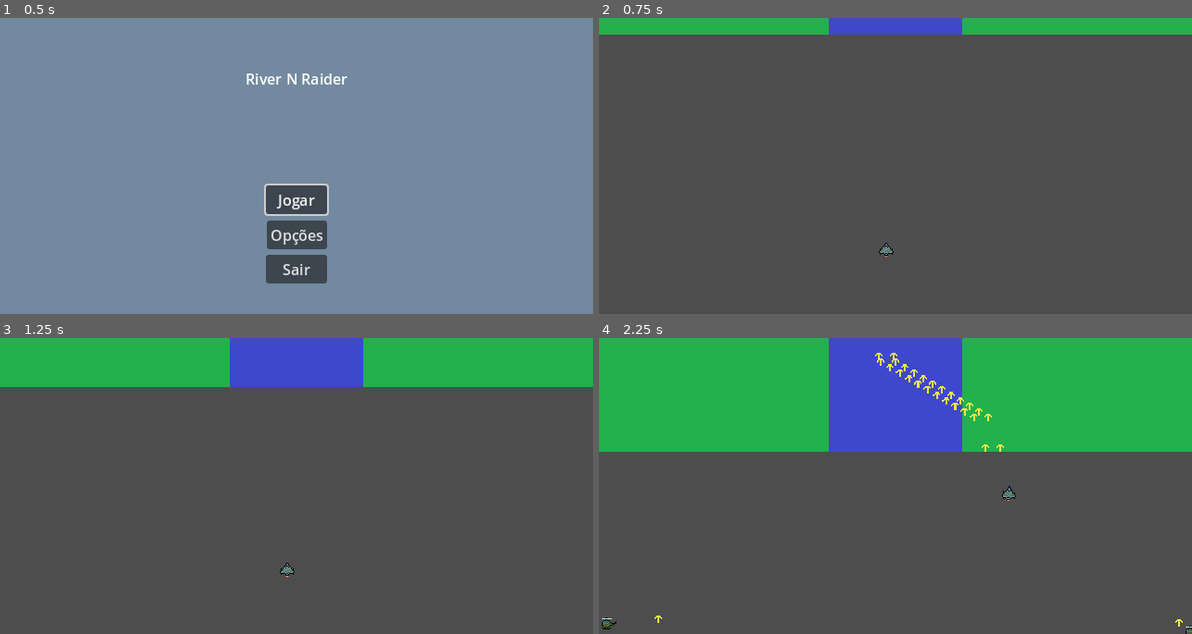
Above: before the commit, frames 1-4 (two rows, left to right).
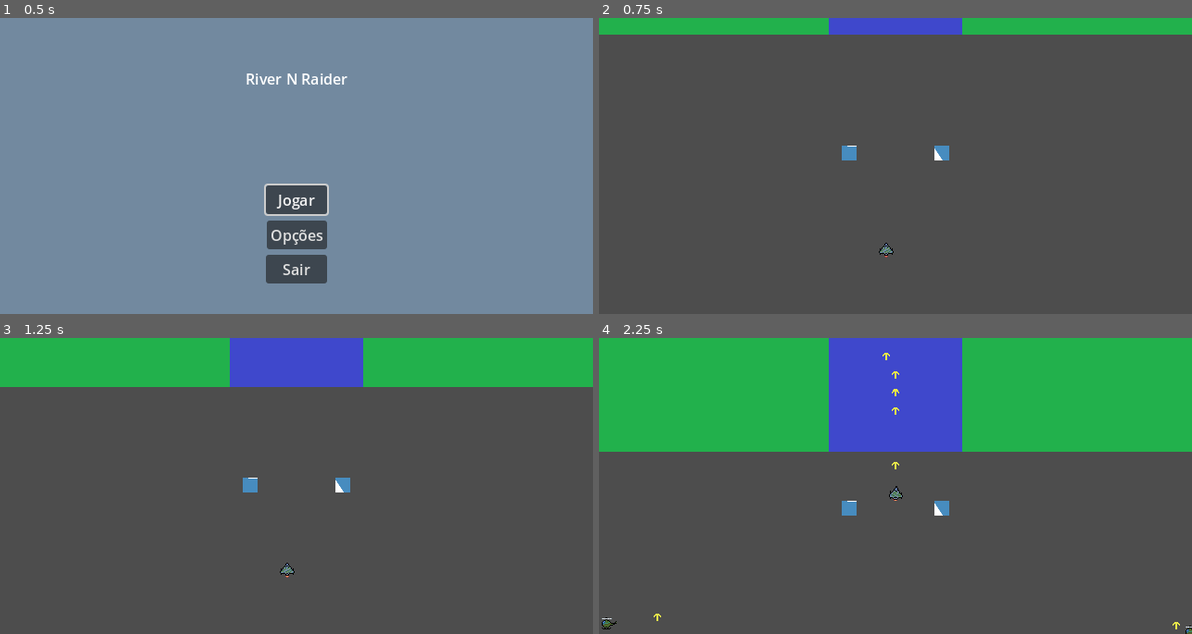
Above: after the commit, the same moments.

Repository: CMS999/RiverNRaiders
Game: Godot game, scene res://MainMenu.tscn
Same seed, same stepped clock (60 frames per second), same inputs: the game is played once before the commit and once after it. The engine's default icon, where the game draws it, is replaced by a stand-in: a white triangle on a blue panel in a dark square.
Inputs:
- Up to frame 1 (0.5 s): no input
- Up to frame 2 (0.75 s): click "Jogar" at 0.5 s
- Up to frame 3 (1.25 s): no input
- Up to frame 4 (2.25 s): hold W (cima) 1.28-2.03 s; hold Space (tiro) 1.28-2.03 s; tap D (dir) at 1.35 s; hold S (baixo) from 2.03 s (still down); tap Space (tiro) at 2.1 s

Frame 1 is identical in both runs. In frame 2, 0.2% of the frame differs, in the area x 40-60%, y 43-49%; in frame 3, 0.2%; in frame 4, 0.9%, in the area x 9-99%, y 5-99%.

Commit message:
Template + 2 PowerUps criados

Diff:
--- a/Jogador/jogador.gd
+++ b/Jogador/jogador.gd
@@ -8,13 +8,15 @@
 @onready var Animações := $Animação
 
 enum Estado{parado,	morto, movendo}
-var EstadoAtual := Estado.parado
-var EstaVivo := true
-
-var podeAtirar := true
+var estadoAtual : Estado= Estado.parado
+var estaVivo : bool= true
+var tiroTriplo : bool = false
+var podeAtirar : bool = true
+var misselExplosivo: bool = false
+var componenteAtaque: Node
 
 func _ready():
-	$VidaComponente.connect("Morto", self.Is_vivo)
+	$VidaComponente.connect("Morto", self.is_vivo)
 	pass
 
 func _physics_process(_delta):
@@ -22,37 +24,43 @@
 	var directionY = Input.get_axis("cima", "baixo")
 
 	# Very ugly State Machine
-	if !EstaVivo:
-		EstadoAtual = Estado.morto
+	if !estaVivo:
+		estadoAtual = Estado.morto
 	elif directionX != 0 or directionY != 0:
-		EstadoAtual = Estado.movendo
+		estadoAtual = Estado.movendo
 	elif directionX == 0 and directionY == 0:
-		EstadoAtual = Estado.parado
+		estadoAtual = Estado.parado
 
-	if EstadoAtual == Estado.movendo:
-		if directionY:
-			velocity.y = directionY * Speed
+	if estadoAtual == Estado.movendo:
 
+		velocity.y = directionY * Speed
+		velocity.x = directionX * Speed
 		if directionX > 0:
 			Animações.play("direita")
-			velocity.x = directionX * Speed
 		elif directionX < 0:
 			Animações.play("esquerda")
-			velocity.x = directionX * Speed
 		move_and_slide()
-	elif EstadoAtual == Estado.parado:
+	elif estadoAtual == Estado.parado:
 		Animações.play("idle")
 		velocity = Vector2(0,0)
-	elif EstadoAtual == Estado.morto:
+	elif estadoAtual == Estado.morto:
 		Animações.play("morte")
 		await get_tree().create_timer(1).timeout
 		get_tree().change_scene_to_file("res://UI/DeathMenu.tscn")
 
 	if Input.is_action_pressed("tiro") and podeAtirar:
-		get_node("AtaqueComponente").Ataque(position.x-8,position.y)
-		get_node("AtaqueComponente").Ataque(position.x+8,position.y)
+		if misselExplosivo:
+			componenteAtaque = get_node("MisselComponente")
+		else:
+			componenteAtaque = get_node("AtaqueComponente")
+		componenteAtaque.Ataque(position.x,position.y)
+		if tiroTriplo:
+			componenteAtaque.Ataque(position.x+10,position.y)
+			componenteAtaque.Ataque(position.x-10,position.y)
+
 		podeAtirar = false
 		$AtaqueDelay.start()
+
 
 	position = position.clamp(Vector2(8, 8), screensize-Vector2(8, 8))
 	pass
@@ -60,5 +68,22 @@
 func _on_ataque_delay_timeout():
 	podeAtirar = true
 
-func Is_vivo():
-	EstaVivo = false
+func _power_up(id: int) -> void:
+	if id == 0:
+		tiroTriplo = true
+		$TiroTriploDelay.start()
+	elif id == 2:
+		misselExplosivo = true
+		$MisselExplosivoDelay.start()
+	pass
+
+func is_vivo():
+	estaVivo = false
+
+
+func _on_tiro_triplo_delay_timeout():
+	tiroTriplo = false
+
+
+func _on_missel_explosivo_delay_timeout():
+	misselExplosivo = false
--- a/Jogador/jogador.tscn
+++ b/Jogador/jogador.tscn
@@ -7,6 +7,7 @@
 [ext_resource type="PackedScene" uid="uid://bkltef67bey07" path="res://Componentes/Personagens/HurtboxComponente.tscn" id="3_fhkuy"]
 [ext_resource type="PackedScene" uid="uid://b34jet1tydsdr" path="res://Componentes/Personagens/AtaqueComponente.tscn" id="4_nmp20"]
 [ext_resource type="PackedScene" uid="uid://gqi0hrxjam48" path="res://Projeteis/Jogador/AtaqueBase.tscn" id="4_ou11i"]
+[ext_resource type="PackedScene" uid="uid://dwq3fv21ougd0" path="res://Projeteis/Jogador/Missel.tscn" id="5_xwa7x"]
 
 [sub_resource type="AtlasTexture" id="AtlasTexture_6tdck"]
 atlas = ExtResource("1_5pu6w")
@@ -87,13 +88,23 @@
 motion_mode = 1
 script = ExtResource("1_5cmx2")
 
+[node name="CollisionShape2D" type="CollisionShape2D" parent="."]
+
+[node name="MisselExplosivoDelay" type="Timer" parent="."]
+wait_time = 15.0
+
 [node name="AtaqueDelay" type="Timer" parent="."]
-wait_time = 0.05
+wait_time = 0.2
+
+[node name="TiroTriploDelay" type="Timer" parent="."]
+wait_time = 10.0
 
 [node name="Animação" type="AnimatedSprite2D" parent="."]
 sprite_frames = SubResource("SpriteFrames_nqx4h")
 animation = &"idle"
-frame_progress = 0.599394
+
+[node name="MisselComponente" parent="." instance=ExtResource("4_nmp20")]
+projetil = ExtResource("5_xwa7x")
 
 [node name="AtaqueComponente" parent="." instance=ExtResource("4_nmp20")]
 projetil = ExtResource("4_ou11i")
@@ -107,5 +118,7 @@
 position = Vector2(0, -1)
 shape = SubResource("RectangleShape2D_tnthg")
 
+[connection signal="timeout" from="MisselExplosivoDelay" to="." method="_on_missel_explosivo_delay_timeout"]
 [connection signal="timeout" from="AtaqueDelay" to="." method="_on_ataque_delay_timeout"]
+[connection signal="timeout" from="TiroTriploDelay" to="." method="_on_tiro_triplo_delay_timeout"]
 [connection signal="animation_finished" from="Animação" to="VidaComponente" method="_on_animação_animation_finished"]
--- a/Levels/Fase1/Level1.tscn
+++ b/Levels/Fase1/Level1.tscn
@@ -8,6 +8,8 @@
 [ext_resource type="PackedScene" uid="uid://b237iuhhalnvm" path="res://Componentes/Waves/WavesControle.tscn" id="6_a7y3u"]
 [ext_resource type="Script" path="res://Componentes/Waves/Wave.gd" id="7_610ic"]
 [ext_resource type="PackedScene" uid="uid://yyylj2ogvivj" path="res://Inimigos/Helicoptero.tscn" id="8_1m13q"]
+[ext_resource type="PackedScene" uid="uid://d2irjoc7tnaxj" path="res://PowerUps/Tirotriplo.tscn" id="9_cj1fb"]
+[ext_resource type="PackedScene" uid="uid://dan7fnyjxxkfc" path="res://PowerUps/MisselExplosivo.tscn" id="10_vx3um"]
 
 [sub_resource type="Curve2D" id="Curve2D_7e604"]
 _data = {
@@ -114,3 +116,9 @@
 
 [node name="Path6" type="Path2D" parent="Paths"]
 curve = SubResource("Curve2D_fnxj8")
+
+[node name="TiroTriplo" parent="." instance=ExtResource("9_cj1fb")]
+position = Vector2(270, 142)
+
+[node name="MisselExplosivo" parent="." instance=ExtResource("10_vx3um")]
+position = Vector2(370, 142)
--- /dev/null
+++ b/PowerUps/MisselExplosivo.tscn
@@ -0,0 +1,9 @@
+[gd_scene load_steps=2 format=3 uid="uid://dan7fnyjxxkfc"]
+
+[ext_resource type="PackedScene" uid="uid://bmlo04h0o4pe4" path="res://PowerUps/PowerUp.tscn" id="1_vwb1u"]
+
+[node name="MisselExplosivo" instance=ExtResource("1_vwb1u")]
+tipo = 2
+
+[node name="AnimatedSprite2D" parent="." index="0"]
+frame = 3
--- /dev/null
+++ b/PowerUps/PowerUp.gd
@@ -0,0 +1,19 @@
+extends Node2D
+class_name PowerUp
+
+const SPEED = 25.0
+@export var tipo: int = 1
+
+func _physics_process(_delta):
+	position.y += SPEED * _delta
+	pass
+
+func _on_visible_on_screen_notifier_2d_screen_exited():
+	queue_free()
+
+
+func _on_area_2d_area_entered(area):
+	var parent = area.get_parent()
+	if area is HitboxComp and parent is Jogador:
+		parent._power_up(tipo)
+		queue_free()
--- /dev/null
+++ b/PowerUps/PowerUp.tscn
@@ -0,0 +1,65 @@
+[gd_scene load_steps=9 format=3 uid="uid://bmlo04h0o4pe4"]
+
+[ext_resource type="Script" path="res://PowerUps/PowerUp.gd" id="1_sbesa"]
+[ext_resource type="Texture2D" uid="uid://juegn6or138" path="res://icon.svg" id="2_rqjjx"]
+
+[sub_resource type="AtlasTexture" id="AtlasTexture_qlyt6"]
+atlas = ExtResource("2_rqjjx")
+region = Rect2(32, 32, 32, 32)
+
+[sub_resource type="AtlasTexture" id="AtlasTexture_iu32j"]
+atlas = ExtResource("2_rqjjx")
+region = Rect2(32, 64, 32, 32)
+
+[sub_resource type="AtlasTexture" id="AtlasTexture_pholg"]
+atlas = ExtResource("2_rqjjx")
+region = Rect2(64, 64, 32, 32)
+
+[sub_resource type="AtlasTexture" id="AtlasTexture_50rps"]
+atlas = ExtResource("2_rqjjx")
+region = Rect2(64, 32, 32, 32)
+
+[sub_resource type="SpriteFrames" id="SpriteFrames_b0ol7"]
+animations = [{
+"frames": [{
+"duration": 1.0,
+"texture": SubResource("AtlasTexture_qlyt6")
+}, {
+"duration": 1.0,
+"texture": SubResource("AtlasTexture_iu32j")
+}, {
+"duration": 1.0,
+"texture": SubResource("AtlasTexture_pholg")
+}, {
+"duration": 1.0,
+"texture": SubResource("AtlasTexture_50rps")
+}],
+"loop": true,
+"name": &"Idle",
+"speed": 5.0
+}]
+
+[sub_resource type="RectangleShape2D" id="RectangleShape2D_ywb4c"]
+size = Vector2(16, 16)
+
+[node name="PowerUp" type="Node2D"]
+script = ExtResource("1_sbesa")
+
+[node name="AnimatedSprite2D" type="AnimatedSprite2D" parent="."]
+position = Vector2(-4.76837e-07, 0)
+scale = Vector2(0.5, 0.5)
+sprite_frames = SubResource("SpriteFrames_b0ol7")
+animation = &"Idle"
+speed_scale = 2.0
+
+[node name="Area2D" type="Area2D" parent="."]
+
+[node name="CollisionShape2D" type="CollisionShape2D" parent="Area2D"]
+shape = SubResource("RectangleShape2D_ywb4c")
+
+[node name="VisibleOnScreenNotifier2D" type="VisibleOnScreenNotifier2D" parent="."]
+position = Vector2(0, 9.53674e-07)
+scale = Vector2(0.8, 0.8)
+
+[connection signal="area_entered" from="Area2D" to="." method="_on_area_2d_area_entered"]
+[connection signal="screen_exited" from="VisibleOnScreenNotifier2D" to="." method="_on_visible_on_screen_notifier_2d_screen_exited"]
--- /dev/null
+++ b/PowerUps/Tirotriplo.tscn
@@ -0,0 +1,9 @@
+[gd_scene load_steps=2 format=3 uid="uid://d2irjoc7tnaxj"]
+
+[ext_resource type="PackedScene" uid="uid://bmlo04h0o4pe4" path="res://PowerUps/PowerUp.tscn" id="1_ivnhx"]
+
+[node name="TiroTriplo" instance=ExtResource("1_ivnhx")]
+tipo = 0
+
+[node name="AnimatedSprite2D" parent="." index="0"]
+frame = 1
--- a/Projeteis/Inimigos/AtaqueHeli.gd
+++ b/Projeteis/Inimigos/AtaqueHeli.gd
@@ -2,8 +2,8 @@
 
 @onready var GlobalReference = get_node("/root/GlobalValues")
 var Alvo
-var Direcao := Vector2(1,0)
-var flag := true
+var Direcao :Vector2 = Vector2(1,0)
+var flag :bool= true
 
 func _ready():
 	Alvo = GlobalReference.JogadorRef
--- /dev/null
+++ b/Projeteis/Jogador/Missel.gd
@@ -0,0 +1,27 @@
+extends ProjetilComp
+@onready var Animacao = $AnimationPlayer
+
+func _ready():
+	Animacao.play("Missel")
+	$ExplosaoTimer.start()
+	$Desaparecer.start()
+	pass # Replace with function body.
+
+func _process(delta):
+	position -= Vector2(0, 1).rotated(0) * delta * Velocidade
+	pass
+
+func _on_area_entered(area:Area2D):
+	if area is HitboxComp:
+		area.Hit(Dano)
+	pass
+
+
+func _on_desaparecer_timeout():
+	queue_free()
+	pass # Replace with function body.
+
+
+func _on_explosao_timer_timeout():
+	Velocidade = 70
+	pass # Replace with function body.
--- /dev/null
+++ b/Projeteis/Jogador/Missel.tscn
@@ -0,0 +1,133 @@
+[gd_scene load_steps=12 format=3 uid="uid://dwq3fv21ougd0"]
+
+[ext_resource type="Script" path="res://Projeteis/Jogador/Missel.gd" id="1_5f4dr"]
+[ext_resource type="PackedScene" uid="uid://ch5g7prg3kl8w" path="res://Componentes/Projeteis/ProjetilComponente.tscn" id="1_gbblt"]
+[ext_resource type="Texture2D" uid="uid://juegn6or138" path="res://icon.svg" id="3_sdcyi"]
+
+[sub_resource type="CircleShape2D" id="CircleShape2D_qjjvb"]
+radius = 7.0
+
+[sub_resource type="AtlasTexture" id="AtlasTexture_6huwg"]
+atlas = ExtResource("3_sdcyi")
+region = Rect2(32, 32, 32, 32)
+
+[sub_resource type="AtlasTexture" id="AtlasTexture_658qm"]
+atlas = ExtResource("3_sdcyi")
+region = Rect2(32, 64, 32, 32)
+
+[sub_resource type="AtlasTexture" id="AtlasTexture_3c1nv"]
+atlas = ExtResource("3_sdcyi")
+region = Rect2(64, 64, 32, 32)
+
+[sub_resource type="AtlasTexture" id="AtlasTexture_epr81"]
+atlas = ExtResource("3_sdcyi")
+region = Rect2(64, 32, 32, 32)
+
+[sub_resource type="SpriteFrames" id="SpriteFrames_6mr68"]
+animations = [{
+"frames": [{
+"duration": 1.0,
+"texture": SubResource("AtlasTexture_6huwg")
+}, {
+"duration": 1.0,
+"texture": SubResource("AtlasTexture_658qm")
+}, {
+"duration": 1.0,
+"texture": SubResource("AtlasTexture_3c1nv")
+}, {
+"duration": 1.0,
+"texture": SubResource("AtlasTexture_epr81")
+}],
+"loop": true,
+"name": &"explosão",
+"speed": 2.0
+}, {
+"frames": [{
+"duration": 1.0,
+"texture": ExtResource("3_sdcyi")
+}],
+"loop": true,
+"name": &"missel",
+"speed": 5.0
+}]
+
+[sub_resource type="Animation" id="Animation_15f1j"]
+resource_name = "Missel"
+length = 3.0
+tracks/0/type = "value"
+tracks/0/imported = false
+tracks/0/enabled = true
+tracks/0/path = NodePath("Animacao:animation")
+tracks/0/interp = 1
+tracks/0/loop_wrap = true
+tracks/0/keys = {
+"times": PackedFloat32Array(0, 1.1),
+"transitions": PackedFloat32Array(1, 1),
+"update": 1,
+"values": [&"missel", &"explosão"]
+}
+tracks/1/type = "value"
+tracks/1/imported = false
+tracks/1/enabled = true
+tracks/1/path = NodePath("Animacao:scale")
+tracks/1/interp = 1
+tracks/1/loop_wrap = true
+tracks/1/keys = {
+"times": PackedFloat32Array(0, 1.1, 1.3, 2.5),
+"transitions": PackedFloat32Array(1, 1, 1, 1),
+"update": 0,
+"values": [Vector2(0.06, 0.06), Vector2(0.06, 0.06), Vector2(0.15, 0.15), Vector2(0.6, 0.6)]
+}
+tracks/2/type = "value"
+tracks/2/imported = false
+tracks/2/enabled = true
+tracks/2/path = NodePath("CollisionShape2D:scale")
+tracks/2/interp = 1
+tracks/2/loop_wrap = true
+tracks/2/keys = {
+"times": PackedFloat32Array(1.3, 2.5),
+"transitions": PackedFloat32Array(1, 1),
+"update": 0,
+"values": [Vector2(1, 1), Vector2(1.4, 1.4)]
+}
+
+[sub_resource type="AnimationLibrary" id="AnimationLibrary_oecdn"]
+_data = {
+"Missel": SubResource("Animation_15f1j")
+}
+
+[node name="Missel" instance=ExtResource("1_gbblt")]
+collision_layer = 2
+collision_mask = 2
+script = ExtResource("1_5f4dr")
+Velocidade = 50
+Dano = 3
+
+[node name="VisibleOnScreenNotifier2D" parent="." index="0"]
+position = Vector2(-7.7486e-07, 0.5)
+scale = Vector2(0.6, 0.55)
+
+[node name="CollisionShape2D" type="CollisionShape2D" parent="." index="1"]
+scale = Vector2(1.4, 1.4)
+shape = SubResource("CircleShape2D_qjjvb")
+
+[node name="Animacao" type="AnimatedSprite2D" parent="." index="2"]
+position = Vector2(2.27374e-13, 2.27374e-13)
+scale = Vector2(0.6, 0.6)
+sprite_frames = SubResource("SpriteFrames_6mr68")
+animation = &"explosão"
+frame_progress = 0.564819
+
+[node name="ExplosaoTimer" type="Timer" parent="." index="3"]
+wait_time = 0.5
+
+[node name="Desaparecer" type="Timer" parent="." index="4"]
+wait_time = 3.0
+
+[node name="AnimationPlayer" type="AnimationPlayer" parent="." index="5"]
+libraries = {
+"": SubResource("AnimationLibrary_oecdn")
+}
+
+[connection signal="timeout" from="ExplosaoTimer" to="." method="_on_explosao_timer_timeout"]
+[connection signal="timeout" from="Desaparecer" to="." method="_on_desaparecer_timeout"]
Not shown: 1 places in Jogador/jogador.tscn that only renumber resources
Not shown: 1 places in Levels/Fase1/Level1.tscn that only renumber resources
